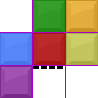
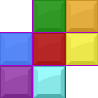
Layer changes from the first 98 × 98 image to the second:
painted on "Colors" over (x1=33, y1=33, x2=98, y2=98)
painted on "Tiles" over (x1=33, y1=66, x2=65, y2=98)
